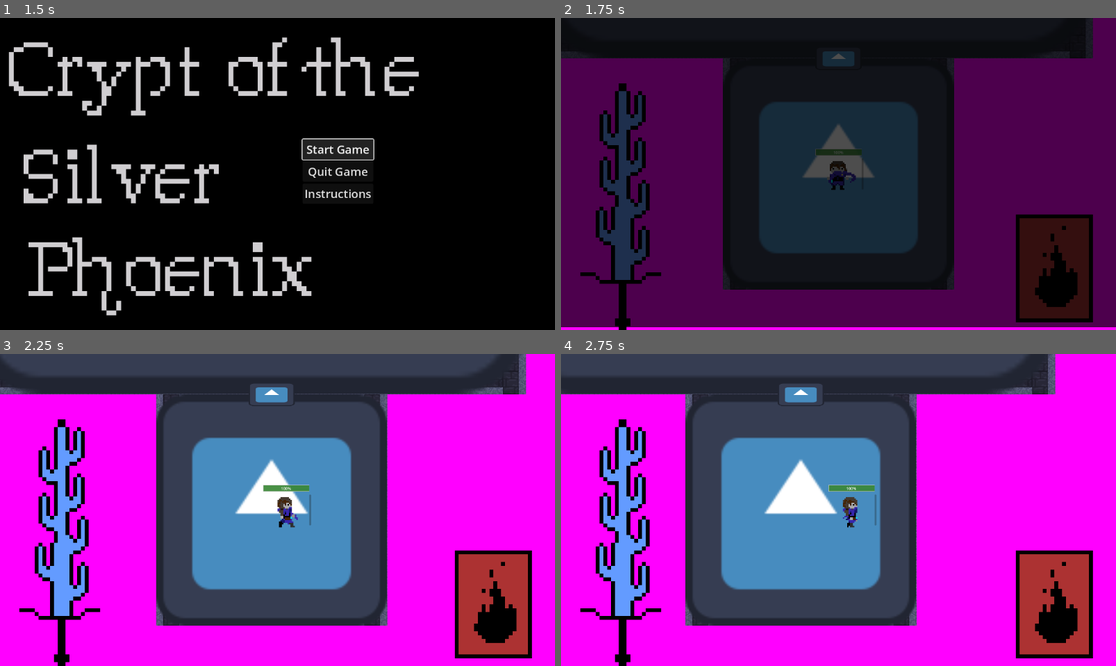
Above: before the commit, frames 1-4 (two rows, left to right).
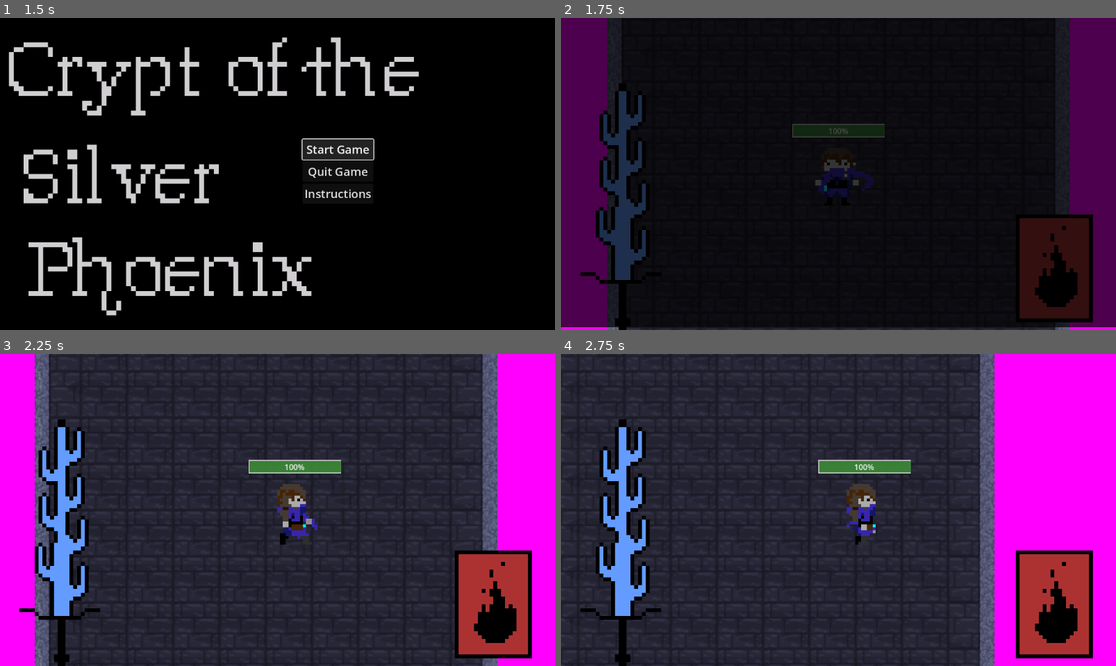
Above: after the commit, the same moments.

Repository: zwack32/crypt_of_the_silver_phoenix
Game: Godot game, scene res://scenes/start_menu.tscn
Two runs of this game, one before a commit and one after it. Both use one fixed random seed, a clock stepped at 60 frames per second and the inputs below. The engine's default icon, where the game draws it, is replaced by a stand-in: a white triangle on a blue panel in a dark square.
Inputs (mouse positions are in pixels of both pictures, inside the frame that each line leads up to):
- Up to frame 1 (1.5 s): click "Start Game" at 0.5 s; click "Start Game" at 1.25 s
- Up to frame 2 (1.75 s): no input
- Up to frame 3 (2.25 s): move the mouse to (399, 494) at 2.02 s; hold D (move_right) from 2.03 s (still down); click (399, 494) at 2.1 s
- Up to frame 4 (2.75 s): keep holding D (move_right)

Frame 1 is identical in both runs. In frame 2, 50% of the frame differs, in the area x 0-96%, y 0-100%; in frame 3, 67%, in the area x 0-95%, y 0-100%; in frame 4, 64%.
Error in both runs: Cannot call method 'change_scene_to_file' on a null value. (res://scripts/start_menu.gd:12)

Commit message:
Clean up from new dungeon

Diff:
--- a/scenes/player.tscn
+++ b/scenes/player.tscn
@@ -297,7 +297,6 @@
 animation = &"default_left"
 
 [node name="Camera2D" type="Camera2D" parent="."]
-zoom = Vector2(0.5, 0.5)
 position_smoothing_enabled = true
 
 [node name="HealthBar" type="ProgressBar" parent="."]
--- a/scenes/room.tscn
+++ b/scenes/room.tscn
@@ -9,6 +9,7 @@
 script = ExtResource("1_jnge4")
 
 [node name="Sprite2D" type="Sprite2D" parent="."]
+visible = false
 scale = Vector2(0.156, 0.156)
 texture = ExtResource("1_xabon")
 
